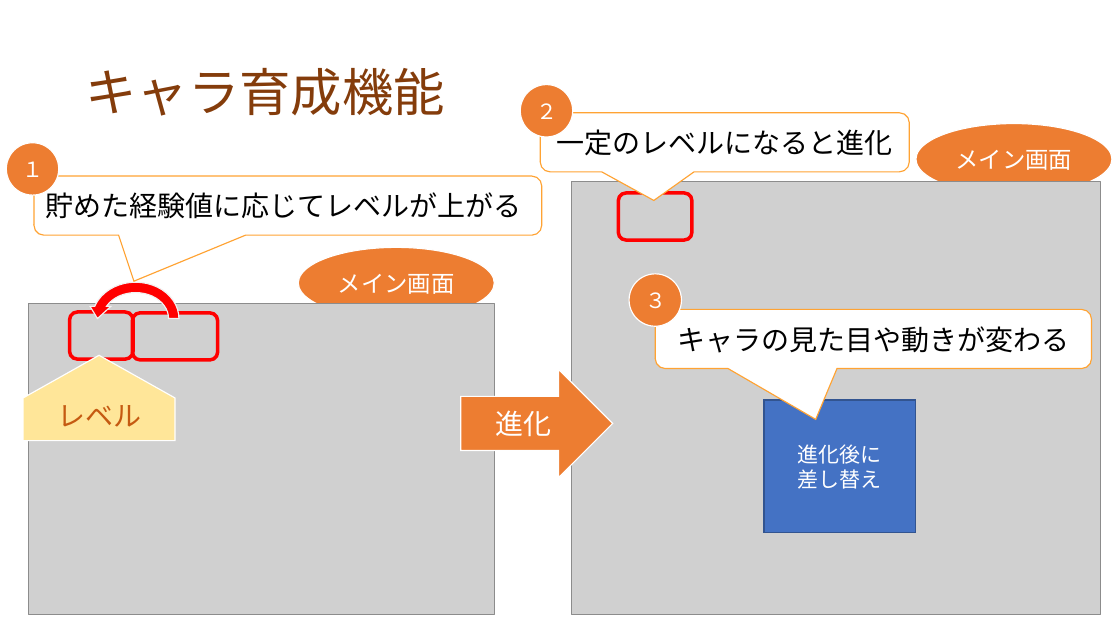
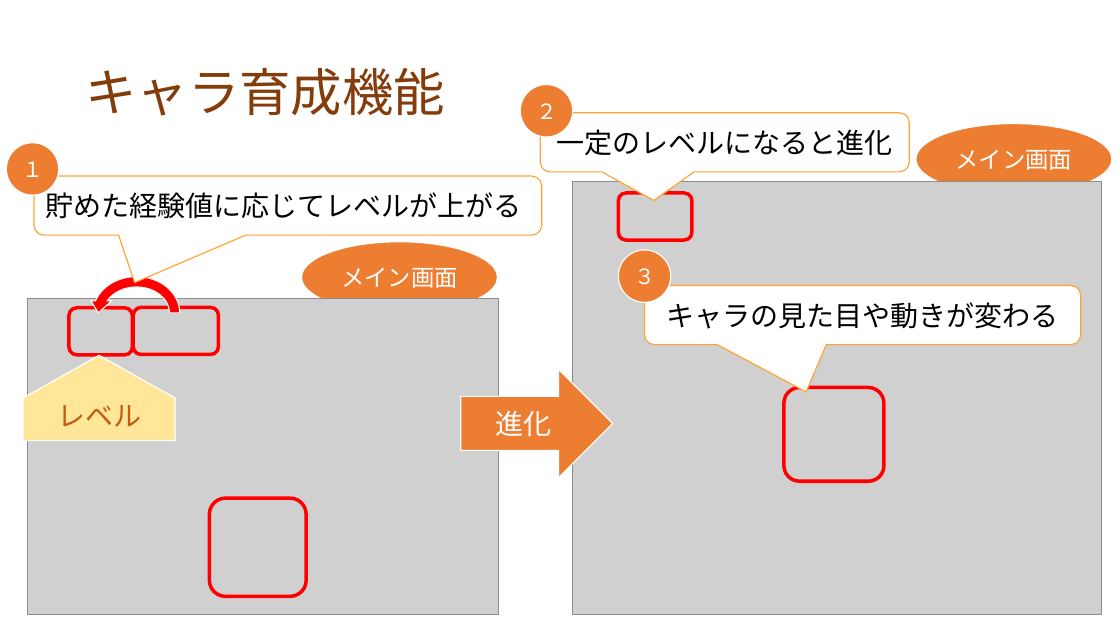
Before and after one commit to dojo2022/F-3, a slide deck: slide 9 of doc/プレゼン資料_F3_なかおっち.pptx (slide 8 before the commit). Drawn at 1120x630 pixels with LibreOffice and Linux fonts; fonts in the diff are those of the drawing; grey boxes stand for pictures. Boxes give left, top, right and bottom in pixels: in the first picture for what was removed or moved away, otherwise in the second. Text is boxed around its words. In the diff, an @@ line names an element or a change of style, - is before the commit and + after.

```diff
--- a/doc/プレゼン資料_F3_なかおっち.pptx
+++ b/doc/プレゼン資料_F3_なかおっち.pptx
@@ ellipse "メイン画面": place and size @@
-ellipse "メイン画面" at <box>298,248,494,319</box>
+ellipse "メイン画面" at <box>302,242,497,313</box>
@@ ellipse "３": place and size @@
-ellipse "３" at <box>629,274,681,326</box>
+ellipse "３" at <box>618,250,670,302</box>
@@ picture: place and size @@
-picture at <box>29,304,495,615</box>
+picture at <box>27,298,498,614</box>
@@ 2 rounded rectangles, 1 circular arrow: place and size @@
-2 rounded rectangles, 1 circular arrow at <box>70,277,218,360</box>
+2 rounded rectangles, 1 circular arrow at <box>69,271,219,355</box>
@@ rounded speech box "キャラの見た目や動きが変わる": place and size @@
-rounded speech box "キャラの見た目や動きが変わる" at <box>655,309,1091,368</box>
+rounded speech box "キャラの見た目や動きが変わる" at <box>644,286,1081,344</box>
@@ rounded speech box "キャラの見た目や動きが変わる" at <box>644,286,1081,344</box>: proportions changed @@
@@ rounded rectangle added at <box>784,387,884,481</box>, outline #FF0000 3 pt @@
@@ rectangle removed at <box>765,400,917,533</box> @@
-進化後に
-差し替え
@@ rounded rectangle added at <box>209,498,306,597</box>, outline #FF0000 3 pt @@
```
Also in this commit, not shown: 6 other slides changed, 7 slides added, 6 slides removed, 1 other file.
